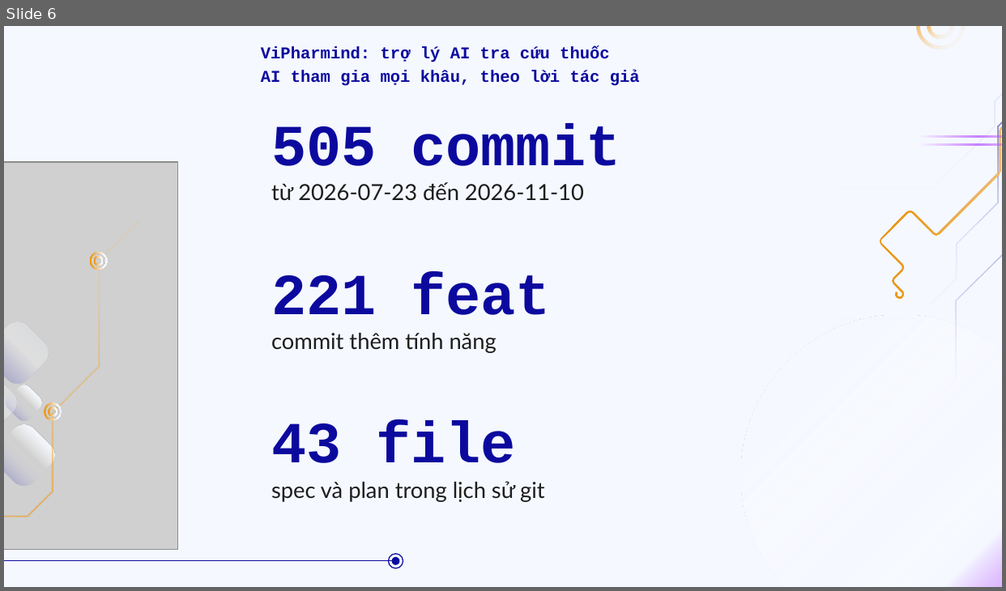
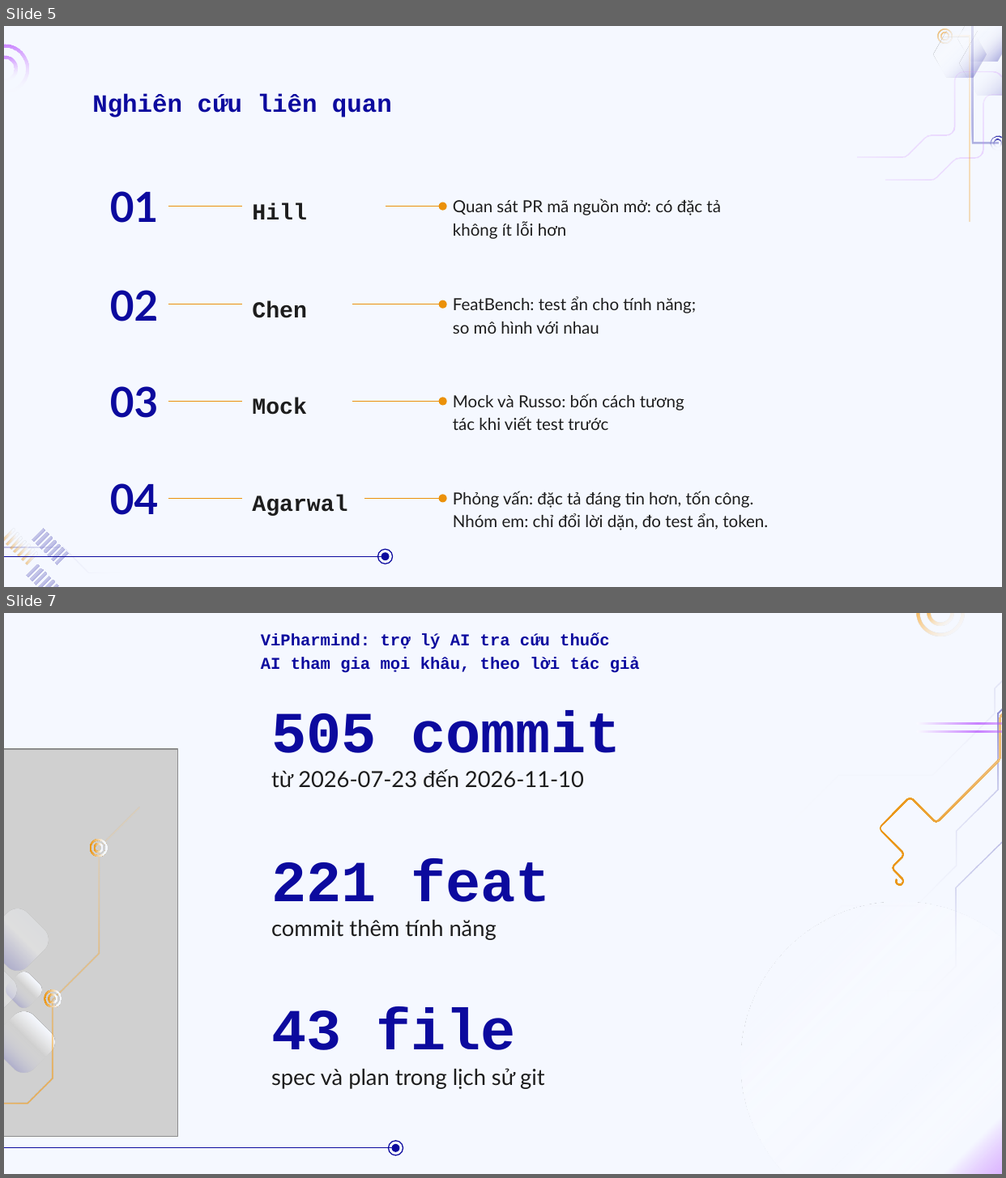
Before and after one commit to doanan293/vipharmind-ai-sdlc-study, a slide deck: docs/presentation/vipharmind-slides.pptx. Shown one above the other, each under a label of ours: slide 6 before the commit, slides 5 and 7 after it; the slides between them are not shown. The pictures are 1006x591 and 1006x1178 pixels, drawn with LibreOffice and Linux fonts; fonts in the diff are those of the drawing; grey boxes stand for pictures; background and template pictures are left out. Boxes give left, top, right and bottom in pixels: in the first picture for what was removed or moved away, otherwise in the second. Text is boxed around its words. In the diff, an @@ line names an element or a change of style, - is before the commit and + after.

```diff
--- a/docs/presentation/vipharmind-slides.pptx
+++ b/docs/presentation/vipharmind-slides.pptx
@@ slide 5 added at box(4, 26, 1002, 587), background #F5F8FF @@
@@ freeform shape added at box(4, 45, 29, 93), fill gradient #9900FF to #FFFFFF @@
@@ group added at box(857, 26, 1002, 255): 8 freeform shapes @@
@@ freeform shape added at box(935, 26, 955, 47), fill gradient #EB9109 to #FF9900 to #FFFFFF @@
@@ freeform shape added at box(939, 30, 950, 41), fill gradient #EB9109 to #FF9900 to #FFFFFF @@
@@ freeform shape added at box(943, 35, 970, 220), fill gradient #EB9109 to #FF9900 to #FFFFFF @@
@@ freeform shape added at box(4, 56, 19, 82), fill gradient #9900FF to #FFFFFF @@
@@ text added at box(92, 94, 392, 118), 18 pt, text #0C0A9E, bold @@
+Nghiên cứu liên quan
@@ text added at box(110, 191, 158, 223), 30 pt, text #0C0A9E, bold @@
+01
@@ elbow line added from (168, 207) to (242, 207), #EB9109 0.75 pt @@
@@ text added at box(252, 203, 307, 220), 16.5 pt, text #1D1D1D, bold @@
+Hill
@@ elbow arrow added from (386, 207) to (443, 207), #EB9109 0.75 pt @@
@@ text added at box(453, 199, 721, 239), 12 pt, text #1D1D1D @@
+Quan sát PR mã nguồn mở: có đặc tả
+không ít lỗi hơn
@@ text added at box(110, 290, 158, 322), 30 pt, text #0C0A9E, bold @@
+02
@@ elbow line added from (168, 305) to (242, 305), #EB9109 0.75 pt @@
@@ text added at box(252, 301, 307, 318), 16.5 pt, text #1D1D1D, bold @@
+Chen
@@ elbow arrow added from (352, 305) to (443, 305), #EB9109 0.75 pt @@
@@ text added at box(453, 297, 696, 334), 12 pt, text #1D1D1D @@
+FeatBench: test ẩn cho tính năng;
+so mô hình với nhau
@@ text added at box(110, 386, 158, 418), 30 pt, text #0C0A9E, bold @@
+03
@@ elbow line added from (168, 401) to (242, 401), #EB9109 0.75 pt @@
@@ text added at box(252, 398, 307, 415), 16.5 pt, text #1D1D1D, bold @@
+Mock
@@ elbow arrow added from (352, 401) to (443, 401), #EB9109 0.75 pt @@
@@ text added at box(453, 394, 684, 430), 12 pt, text #1D1D1D @@
+Mock và Russo: bốn cách tương
+tác khi viết test trước
@@ text added at box(110, 484, 158, 515), 30 pt, text #0C0A9E, bold @@
+04
@@ elbow line added from (168, 499) to (242, 499), #EB9109 0.75 pt @@
@@ text added at box(252, 495, 347, 516), 16.5 pt, text #1D1D1D, bold @@
+Agarwal
@@ elbow arrow added from (365, 498) to (443, 499), #EB9109 0.75 pt @@
@@ text added at box(453, 491, 768, 531), 12 pt, text #1D1D1D @@
+Phỏng vấn: đặc tả đáng tin hơn, tốn công.
+Nhóm em: chỉ đổi lời dặn, đo test ẩn, token.
@@ group added at box(4, 518, 393, 587): 21 freeform shapes, 2 ellipses, 1 line @@
@@ what was slide 6 is now slide 7 @@
```
Also in this commit, not shown: 3 slides changed, 10 other files.
